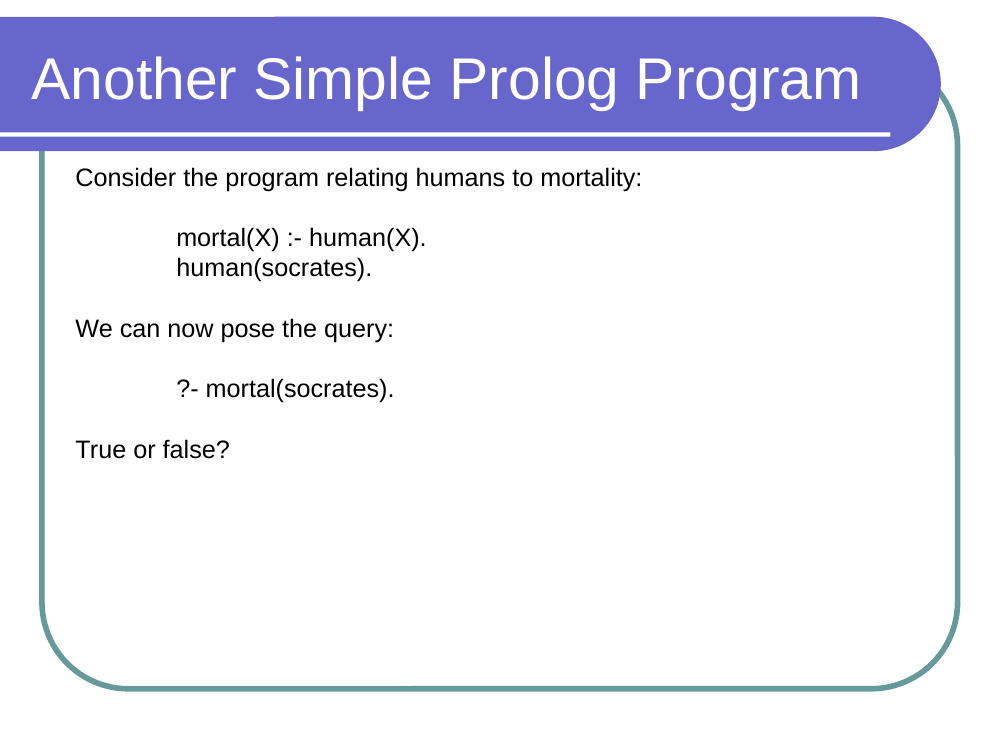
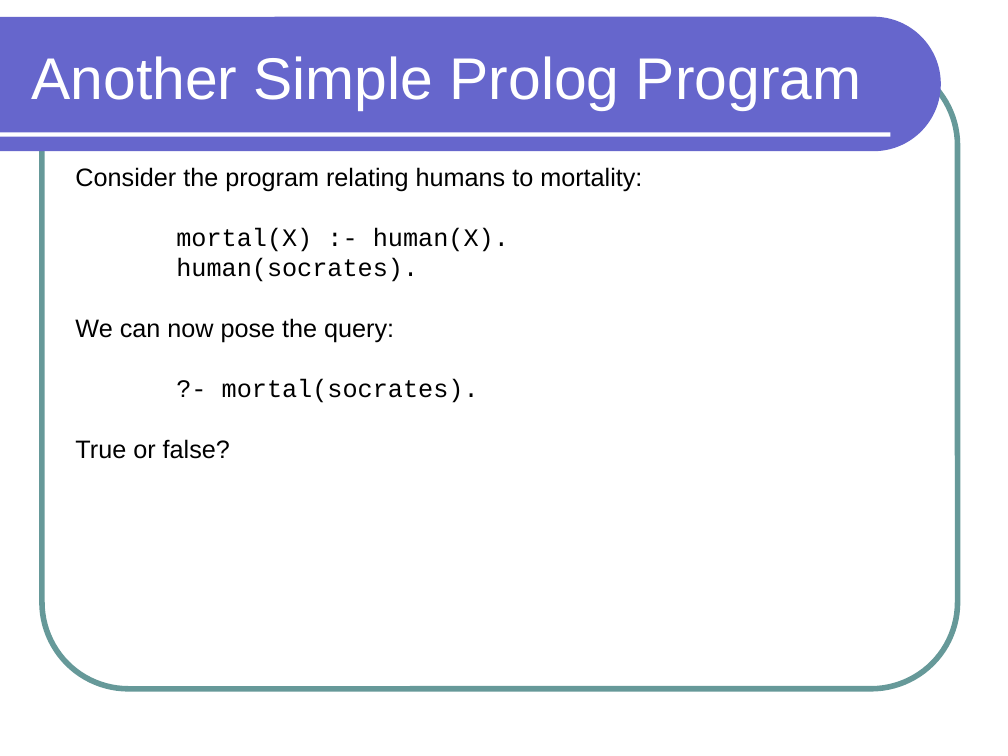
Before and after one commit to lutzhamel/CSC301, a slide deck: slide 4 of notes/csc301-ln021.ppt. Drawn at 1008x756 pixels with LibreOffice and Linux fonts; fonts in the diff are those of the drawing. Boxes give left, top, right and bottom in pixels: in the first picture for what was removed or moved away, otherwise in the second. Text is boxed around its words. In the diff, an @@ line names an element or a change of style, - is before the commit and + after.

```diff
--- a/notes/csc301-ln021.ppt
+++ b/notes/csc301-ln021.ppt
@@ text at box(176, 228, 509, 403): font Arial to Courier New in "mortal(X) :- human(X).", "human(socrates).", "?- mortal(socrates)." @@
```
Also in this commit, not shown: 4 other slides changed, 3 other files.
